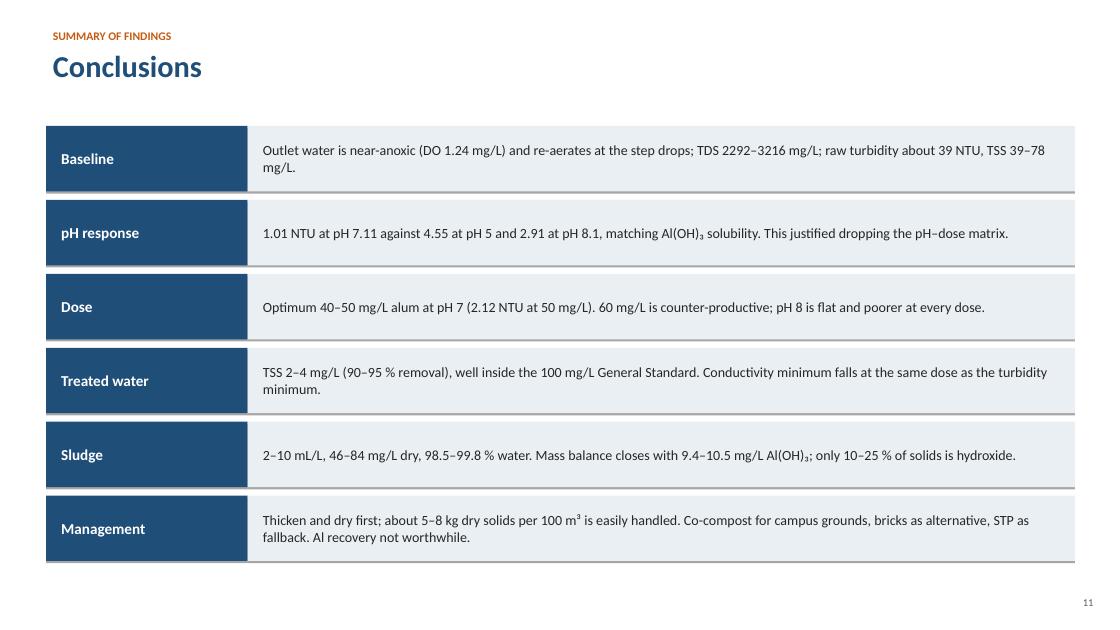
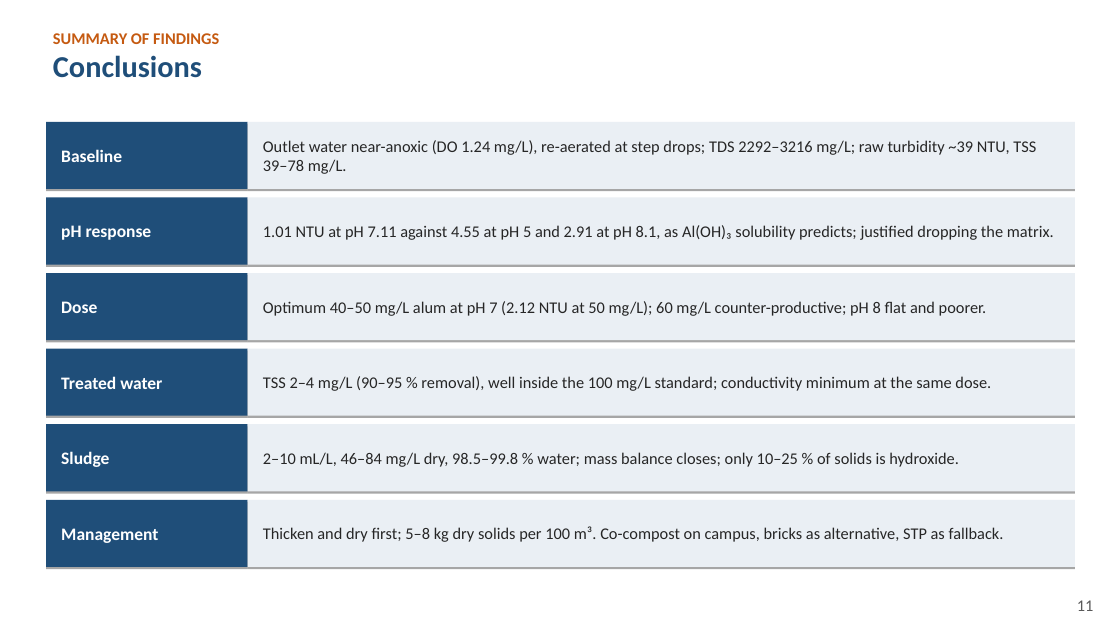
Before and after one commit to vinilverma27-hub/Clinch.ai, a slide deck: slide 11 of docs/btp-report/BTP_Final_Presentation_Kanishka_Saraf_2023CE11023.ppt. Drawn at 1120x630 pixels with LibreOffice and Linux fonts; fonts in the diff are those of the drawing. Boxes give left, top, right and bottom in pixels: in the first picture for what was removed or moved away, otherwise in the second. Text is boxed around its words. In the diff, an @@ line names an element or a change of style, - is before the commit and + after.

```diff
--- a/docs/btp-report/BTP_Final_Presentation_Kanishka_Saraf_2023CE11023.ppt
+++ b/docs/btp-report/BTP_Final_Presentation_Kanishka_Saraf_2023CE11023.ppt
@@ text "SUMMARY OF FINDINGS" at <box>53,33,219,44</box>: size 10 to 14 pt @@
@@ rectangle: place and size @@
-rectangle at <box>46,126,248,191</box>
+rectangle at <box>46,122,248,189</box>
@@ rectangle: place and size @@
-rectangle at <box>248,126,1075,191</box>
+rectangle at <box>248,122,1075,189</box>
@@ text at <box>263,140,1036,174</box>: text changed; size 12 to 14 pt @@
-Outlet water is near-anoxic (DO 1.24 mg/L) and re-aerates at the step drops; TDS 2292–3216 mg/L; raw turbidity about 39 NTU, TSS 39–78 mg/L.
+Outlet water near-anoxic (DO 1.24 mg/L), re-aerated at step drops; TDS 2292–3216 mg/L; raw turbidity ~39 NTU, TSS 39–78 mg/L.
@@ text at <box>263,225,1054,240</box>: text changed; size 12 to 14 pt @@
-1.01 NTU at pH 7.11 against 4.55 at pH 5 and 2.91 at pH 8.1, matching Al(OH)₃ solubility. This justified dropping the pH–dose matrix.
+1.01 NTU at pH 7.11 against 4.55 at pH 5 and 2.91 at pH 8.1, as Al(OH)₃ solubility predicts; justified dropping the matrix.
@@ text at <box>263,301,987,316</box>: text changed; size 12 to 14 pt @@
-Optimum 40–50 mg/L alum at pH 7 (2.12 NTU at 50 mg/L). 60 mg/L is counter-productive; pH 8 is flat and poorer at every dose.
+Optimum 40–50 mg/L alum at pH 7 (2.12 NTU at 50 mg/L); 60 mg/L counter-productive; pH 8 flat and poorer.
@@ text at <box>263,376,991,391</box>: text changed; size 12 to 14 pt @@
-TSS 2–4 mg/L (90–95 % removal), well inside the 100 mg/L General Standard. Conductivity minimum falls at the same dose as the turbidity minimum.
+TSS 2–4 mg/L (90–95 % removal), well inside the 100 mg/L standard; conductivity minimum at the same dose.
@@ text at <box>263,452,958,467</box>: text changed; size 12 to 14 pt @@
-2–10 mL/L, 46–84 mg/L dry, 98.5–99.8 % water. Mass balance closes with 9.4–10.5 mg/L Al(OH)₃; only 10–25 % of solids is hydroxide.
+2–10 mL/L, 46–84 mg/L dry, 98.5–99.8 % water; mass balance closes; only 10–25 % of solids is hydroxide.
@@ 4 rectangles: place and size @@
-4 rectangles at <box>46,421,1075,561</box>
+4 rectangles at <box>46,424,1075,567</box>
@@ size 13 to 15 pt in 6 elements at <box>61,301,97,313</box>, <box>61,225,152,240</box>, <box>61,376,162,389</box>, <box>61,149,122,162</box>, <box>61,451,109,467</box>, <box>61,528,158,543</box> @@
@@ text at <box>263,526,1004,542</box>: text changed; size 12 to 14 pt @@
-Thicken and dry first; about 5–8 kg dry solids per 100 m³ is easily handled. Co-compost for campus grounds, bricks as alternative, STP as fallback. Al recovery not worthwhile.
+Thicken and dry first; 5–8 kg dry solids per 100 m³. Co-compost on campus, bricks as alternative, STP as fallback.
@@ text "11" at <box>1077,600,1094,611</box>: size 9 to 14 pt @@
```
Also in this commit, not shown: 11 other slides changed, 2 other files.
